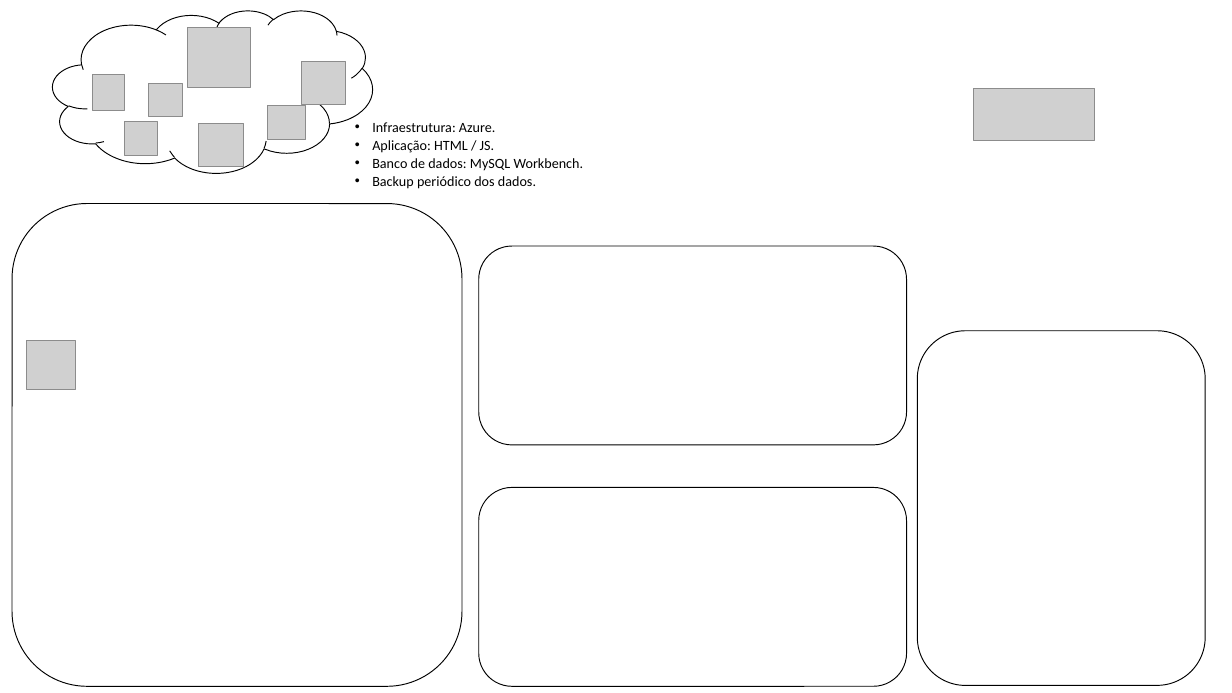
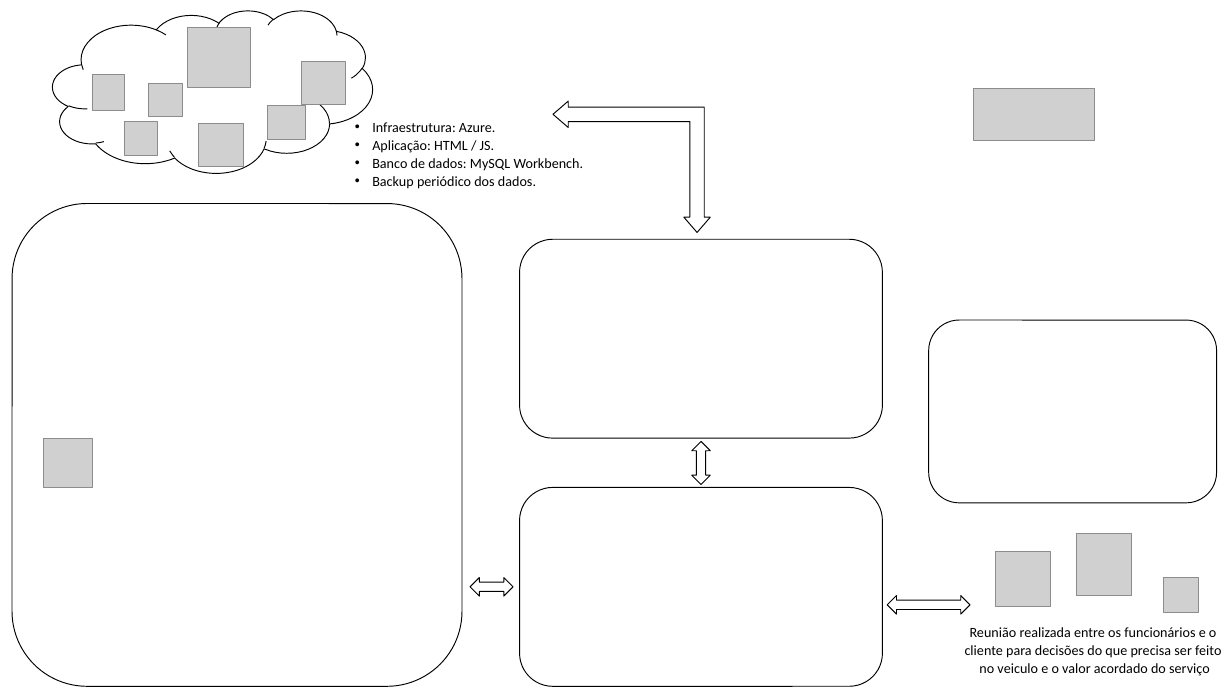
Before and after one commit to jorgeleao123/Trabalho_PI_Semestral, a slide deck: slide 4 of documentacao/HLD_LLD.pptx. Drawn at 1232x693 pixels with LibreOffice and Linux fonts; fonts in the diff are those of the drawing; grey boxes stand for pictures. Boxes give left, top, right and bottom in pixels: in the first picture for what was removed or moved away, otherwise in the second. Text is boxed around its words. In the diff, an @@ line names an element or a change of style, - is before the commit and + after.

```diff
--- a/documentacao/HLD_LLD.pptx
+++ b/documentacao/HLD_LLD.pptx
@@ left up arrow added at <box>554,101,711,232</box>, outline #000000 0.75 pt @@
@@ rounded rectangle: place and size @@
-rounded rectangle at <box>479,246,907,445</box>
+rounded rectangle at <box>519,239,883,438</box>
@@ rounded rectangle: place and size @@
-rounded rectangle at <box>918,331,1206,686</box>
+rounded rectangle at <box>929,320,1217,503</box>
@@ picture: place and size @@
-picture at <box>27,340,75,389</box>
+picture at <box>43,439,91,488</box>
@@ left right arrow added at <box>692,441,710,485</box>, outline #000000 0.75 pt @@
@@ rounded rectangle: place and size @@
-rounded rectangle at <box>479,488,907,687</box>
+rounded rectangle at <box>519,488,883,687</box>
@@ picture added at <box>1077,534,1132,596</box> @@
@@ picture added at <box>995,552,1051,607</box> @@
@@ left right arrow added at <box>470,578,514,596</box>, outline #000000 0.75 pt @@
@@ left right arrow added at <box>887,596,970,615</box>, outline #000000 0.75 pt @@
@@ picture added at <box>1164,578,1198,612</box> @@
@@ text added at <box>965,627,1221,676</box>, 11 pt, text #000000 @@
+Reunião realizada entre os funcionários e o cliente para decisões do que precisa ser feito no veiculo e o valor acordado do serviço
```
Also in this commit, not shown: 1 other slide changed, 3 other files.
